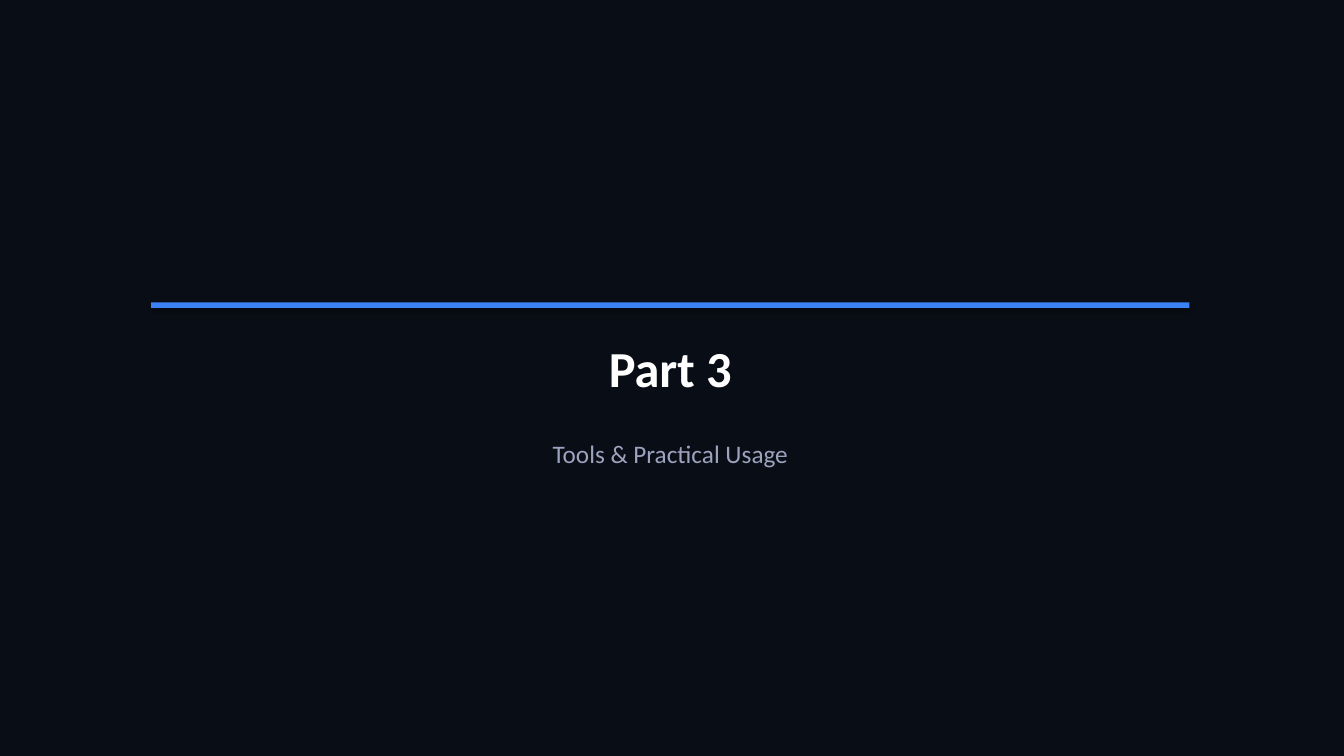
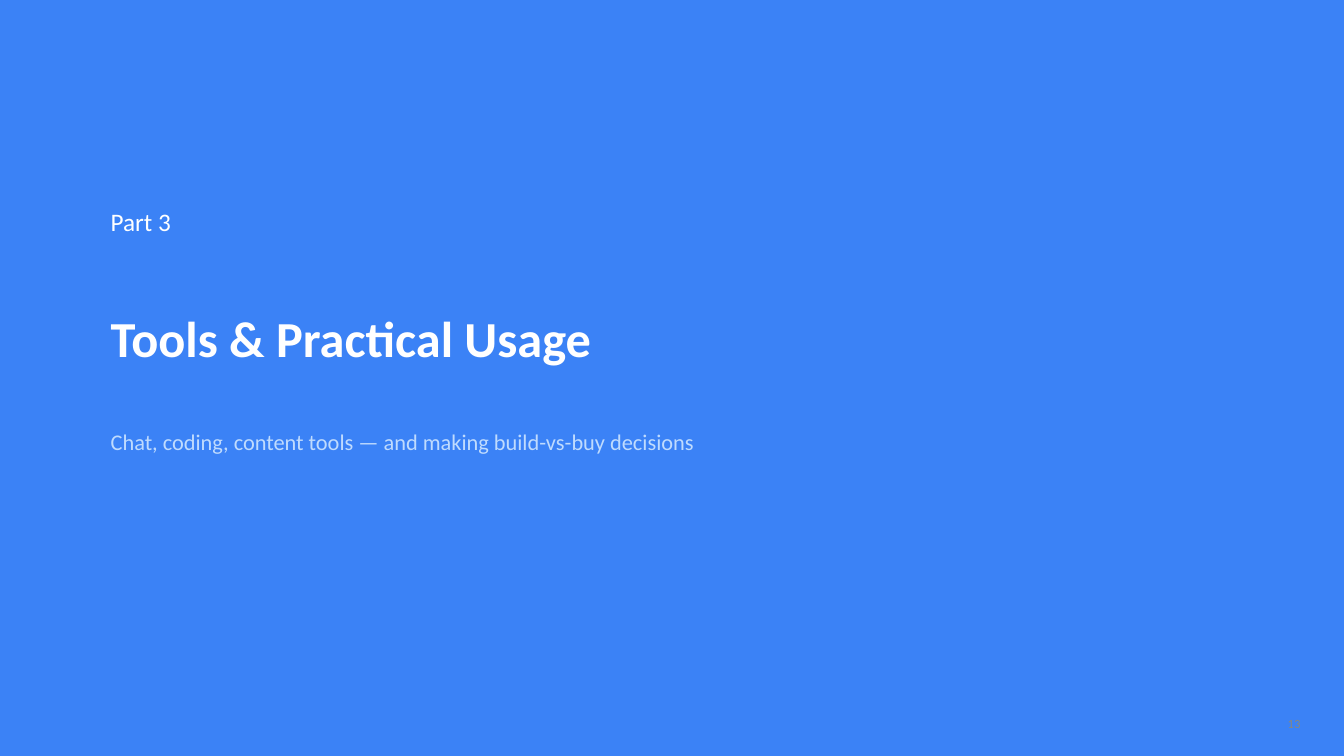
Before and after one commit to shubhamag91/ai-playbook, a slide deck: slide 13 of presentation/ai-playbook-intro.pptx (slide 23 before the commit). Drawn at 1344x756 pixels with LibreOffice and Linux fonts; fonts in the diff are those of the drawing. Boxes give left, top, right and bottom in pixels: in the first picture for what was removed or moved away, otherwise in the second. Text is boxed around its words. In the diff, an @@ line names an element or a change of style, - is before the commit and + after.

```diff
--- a/presentation/ai-playbook-intro.pptx
+++ b/presentation/ai-playbook-intro.pptx
@@ background #090D15 to #3B82F6 @@
@@ text "Part 3": place and size @@
-text "Part 3" at [609, 354, 732, 388]
+text "Part 3" at [111, 214, 171, 231]
@@ text "Part 3" at [111, 214, 171, 231]: size 36 to 18 pt, bold off; alignment centre to left @@
@@ text "Tools & Practical Usage": place and size @@
-text "Tools & Practical Usage" at [553, 445, 787, 468]
+text "Tools & Practical Usage" at [111, 321, 590, 366]
@@ text "Tools & Practical Usage" at [111, 321, 590, 366]: size 18 to 36 pt, text colour #9BA3BF to #FFFFFF, bold on; alignment centre to left @@
@@ rectangle removed at [151, 302, 1190, 309] @@
@@ text added at [111, 434, 694, 454], 16 pt, text #BFDBFE @@
+Chat, coding, content tools — and making build-vs-buy decisions
@@ text added at [1288, 720, 1301, 728], 9 pt, text #888880 @@
+13
```
Also in this commit, not shown: 8 other slides changed, 14 slides added, 31 slides removed, 1 other file.
